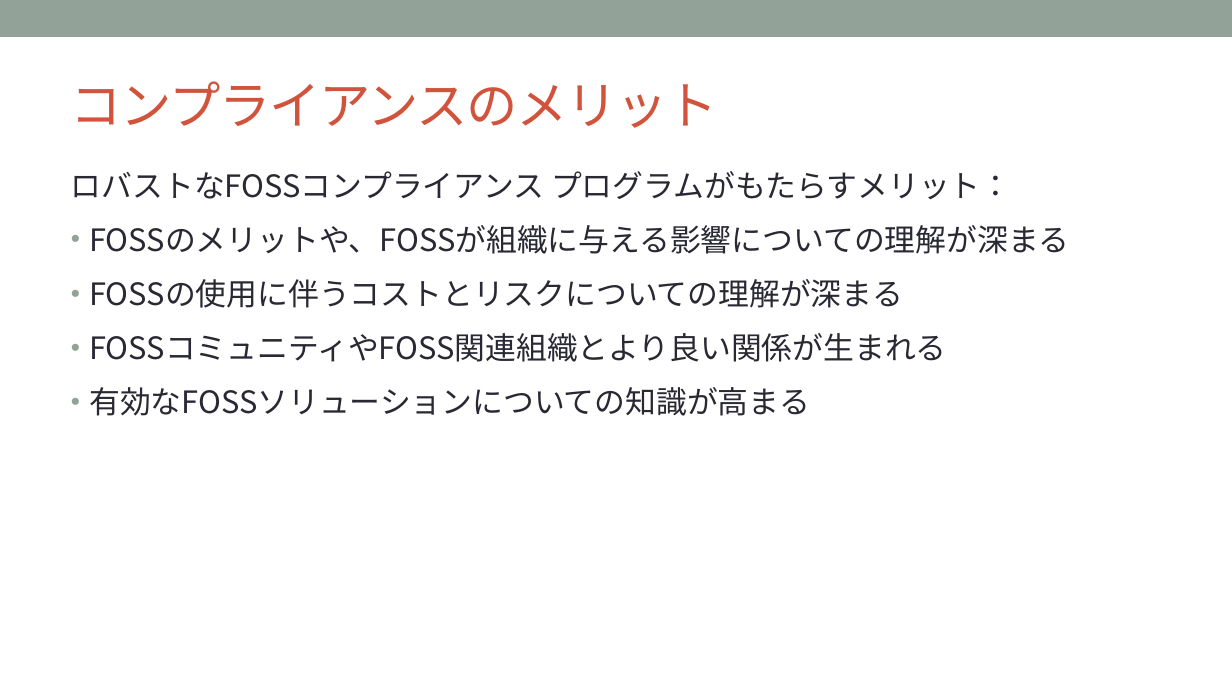
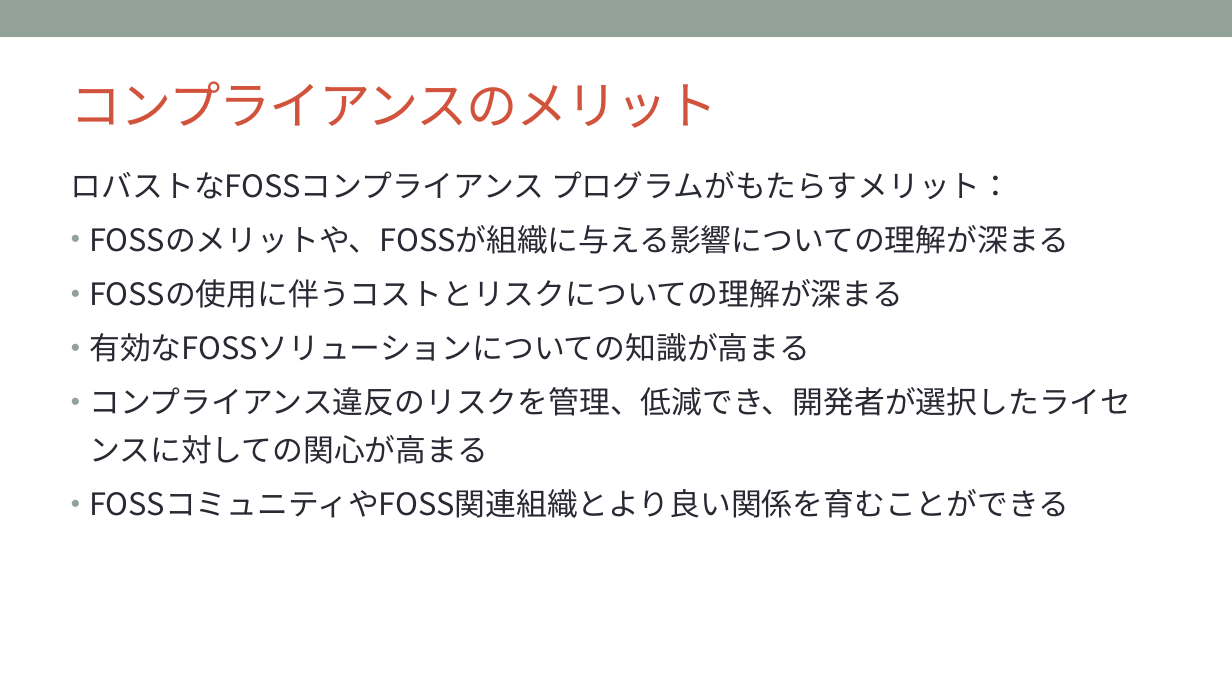
Before and after one commit to OpenChain-Project/Curriculum-Translation-JP, a slide deck: slide 33 of REVIEW/Version_for_v1.1/openchain-curriculum-for-1-1_JP_review_tani.pptx (slide 34 before the commit). Drawn at 1232x693 pixels with LibreOffice and Linux fonts; fonts in the diff are those of the drawing; background and template pictures are left out. Boxes give left, top, right and bottom in pixels: in the first picture for what was removed or moved away, otherwise in the second. Text is boxed around its words. In the diff, an @@ line names an element or a change of style, - is before the commit and + after.

```diff
--- a/REVIEW/Version_for_v1.1/openchain-curriculum-for-1-1_JP_review_tani.pptx
+++ b/REVIEW/Version_for_v1.1/openchain-curriculum-for-1-1_JP_review_tani.pptx
@@ text at bbox=[89, 333, 946, 362]: paragraph removed @@
-• FOSSコミュニティやFOSS関連組織とより良い関係が生まれる
@@ text at bbox=[89, 387, 1131, 518]: paragraphs added @@
+• コンプライアンス違反のリスクを管理、低減でき、開発者が選択したライセンスに対しての関心が高まる
+• FOSSコミュニティやFOSS関連組織とより良い関係を育むことができる
```
Also in this commit, not shown: 12 other slides changed, 2 slides added, 2 slides removed.
